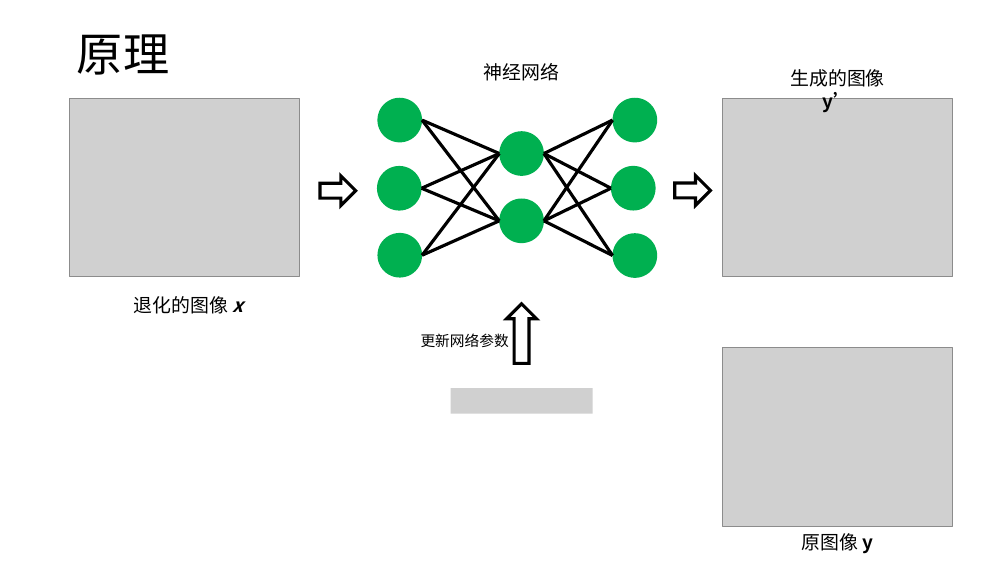
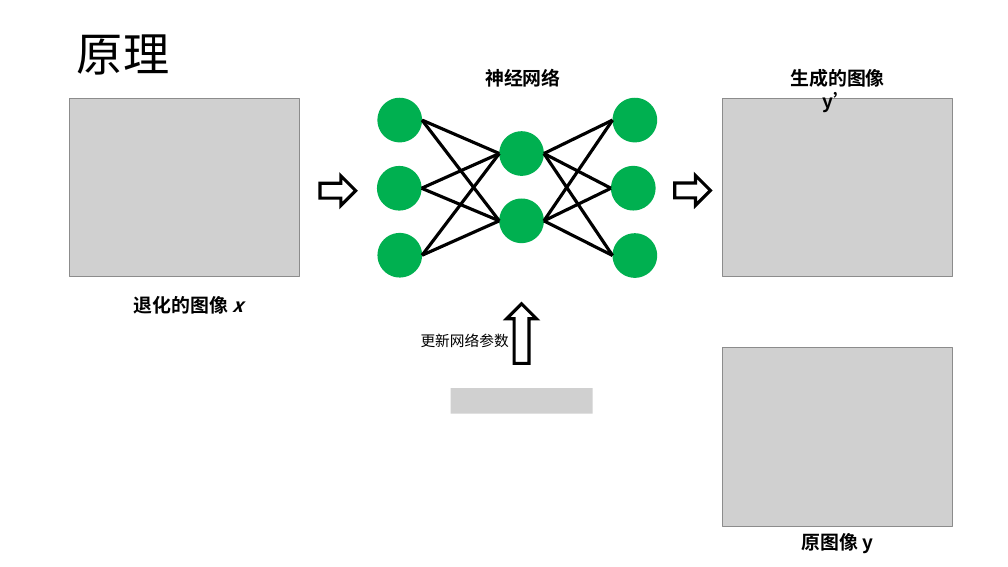
Before and after one commit to zhouliguo/imagerestore, a slide deck: slide 2 of 基于卷积神经网络的图像恢复.pptx. Drawn at 1008x567 pixels with LibreOffice and Linux fonts; fonts in the diff are those of the drawing; grey boxes stand for pictures. Boxes give left, top, right and bottom in pixels: in the first picture for what was removed or moved away, otherwise in the second. Text is boxed around its words. In the diff, an @@ line names an element or a change of style, - is before the commit and + after.

```diff
--- a/基于卷积神经网络的图像恢复.pptx
+++ b/基于卷积神经网络的图像恢复.pptx
@@ text "神经网络" at [485,69,561,87]: bold on @@
@@ text "生成的图像 y’" at [790,69,884,113]: bold on in "生成的图像" @@
@@ text "退化的图像 x" at [134,296,244,314]: bold on in "退化的图像" @@
@@ text "原图像 y" at [802,530,874,555]: bold on in "原图像" @@
```
Also in this commit, not shown: 1 other slide changed, 2 slides added, 6 other files.
